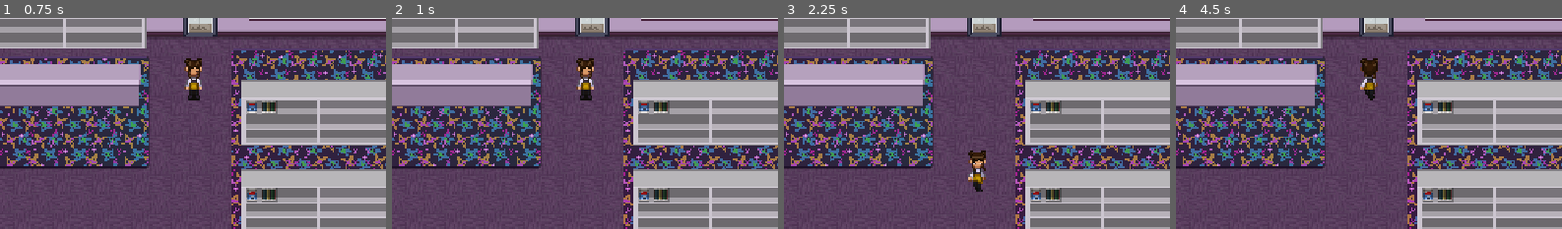
Above: before the commit, frames 1-4 (left to right).
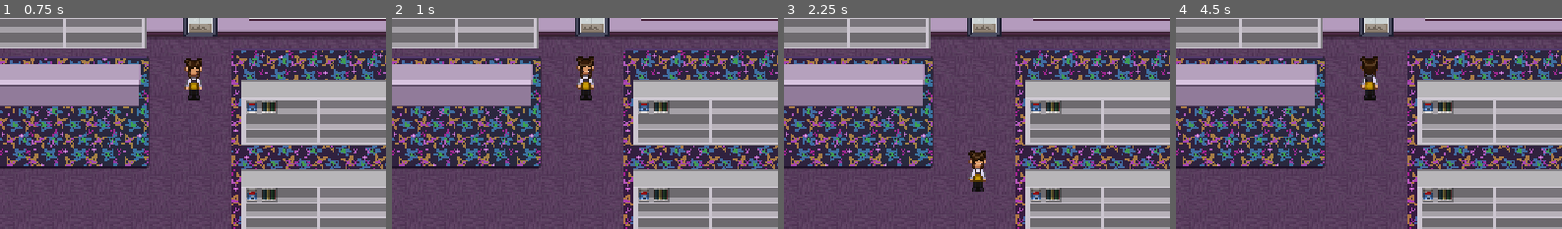
Above: after the commit, the same moments.

Repository: Sleeping-Robot-Games/video-planet
Game: Godot game, scene res://storefront/storefront.tscn
Same seed, same stepped clock (60 frames per second), same inputs: the game is played once before the commit and once after it. This scene is started directly instead of the project's main scene.
Inputs:
- Up to frame 1 (0.75 s): tap Enter (rewind) at 0.5 s; hold Right (dial_right) from 0.53 s (still down); tap 1 (1) at 0.6 s
- Up to frame 2 (1 s): keep holding Right (dial_right); tap 2 (2) at 0.8 s
- Up to frame 3 (2.25 s): release Right (dial_right) at 1.28 s; hold S (walk_down) 1.28-2.03 s; tap 2 (2) at 1.35 s; tap 3 (3) at 1.55, 2.1 s; hold Right (dial_right) from 2.03 s (still down)
- Up to frame 4 (4.5 s): tap 4 (4) at 2.3, 2.85 s; release Right (dial_right) at 2.78 s; hold W (walk_up) 2.78-3.53 s; tap 5 (5) at 3.05, 3.6 s; hold Space (hit) 3.53-4.28 s; hold Left (dial_left) from 3.53 s (still down); tap Space (hit) at 4.35 s
The pictures show only the part of the screen within x 18-68%, y 29-79%; the shares and areas given below are measured in that part.

Frame 1 is identical in both runs. In frame 2, 0.4% of the frame differs, in the area x 47-53%, y 18-34%; in frame 3, 0.2%; in frame 4, 0.4%, in the area x 47-53%, y 18-40%.

Commit message:
fixes dial sprite when turning and spool scale

Diff:
--- a/backroom/backroom.gd
+++ b/backroom/backroom.gd
@@ -206,8 +206,8 @@
 	rotation_tween.parallel().tween_property(right_spool, "rotation", right_spool_rot - full_rot, 0.35)
 
 	var scale_tween = create_tween()
-	scale_tween.tween_property(left_spool, "scale", left_spool.scale + Vector2(.05, .05), .35)
-	scale_tween.parallel().tween_property(right_spool, "scale", right_spool.scale - Vector2(.05, .05), .35)
+	scale_tween.tween_property(left_spool, "scale", left_spool.scale + Vector2(.2, .2), .35)
+	scale_tween.parallel().tween_property(right_spool, "scale", right_spool.scale - Vector2(.2, .2), .35)
 
 	if rewinding:
 		# Step 2: resume main spin animation
--- a/backroom/backroom.tscn
+++ b/backroom/backroom.tscn
@@ -1,10 +1,9 @@
-[gd_scene load_steps=33 format=3 uid="uid://thwpr8h4nhin"]
+[gd_scene load_steps=32 format=3 uid="uid://thwpr8h4nhin"]
 
 [ext_resource type="Texture2D" uid="uid://sdqwgj8p7n4g" path="res://icon.svg" id="1_g6svw"]
 [ext_resource type="Script" uid="uid://dc86irbvkwbxc" path="res://backroom/backroom.gd" id="1_grv5e"]
 [ext_resource type="Texture2D" uid="uid://bv003381ejsa" path="res://backroom/bgtest.png" id="2_irnpm"]
 [ext_resource type="Texture2D" uid="uid://bd15apu7olipy" path="res://backroom/vcrtest.png" id="4_2d3aw"]
-[ext_resource type="Texture2D" uid="uid://bh5014hcclf3p" path="res://backroom/lilspool.png" id="5_8mcd7"]
 [ext_resource type="Texture2D" uid="uid://y5v3j40a2kwb" path="res://backroom/dial.png" id="5_cge5e"]
 [ext_resource type="Texture2D" uid="uid://b4ek8iw0vhneb" path="res://backroom/bigspool.png" id="6_j4ho4"]
 [ext_resource type="Texture2D" uid="uid://bitvhwr2jkx53" path="res://backroom/monitortest.png" id="6_ltxvr"]
@@ -221,8 +220,8 @@
 
 [node name="SpoolIndicator" type="Sprite2D" parent="VCR"]
 position = Vector2(796, 406)
-scale = Vector2(2, 2)
-texture = ExtResource("5_8mcd7")
+scale = Vector2(0.4, 0.4)
+texture = ExtResource("6_j4ho4")
 
 [node name="SpoolIndicator2" type="Sprite2D" parent="VCR"]
 position = Vector2(895, 404)
@@ -272,7 +271,6 @@
 text = "Rewind (Enter)"
 
 [node name="Tracking" type="HBoxContainer" parent="VCR"]
-anchors_preset = -1
 offset_left = 488.0
 offset_top = 448.0
 offset_right = 679.0
@@ -336,15 +334,12 @@
 offset_bottom = 444.0
 color = Color(0, 0, 0, 1)
 
-[node name="Dial" type="Node2D" parent="VCR"]
-position = Vector2(1082, 429.37503)
-
-[node name="Sprite2D" type="Sprite2D" parent="VCR/Dial"]
-position = Vector2(-2, 42.62497)
+[node name="Dial" type="Sprite2D" parent="VCR"]
+position = Vector2(1079, 472)
 scale = Vector2(2, 2)
 texture = ExtResource("5_cge5e")
 
-[node name="ColorRect" type="ColorRect" parent="VCR/Dial/Sprite2D"]
+[node name="ColorRect" type="ColorRect" parent="VCR/Dial"]
 offset_left = 2.1457672e-05
 offset_top = -11.999996
 offset_right = 2.9092011
--- a/storefront/player/player.gd
+++ b/storefront/player/player.gd
@@ -42,6 +42,6 @@
 		else:
 			anim_player.play("idle_left")
 	elif direction.y > 0:
-		anim_player.play("idle_down")
+		anim_player.play("idle_front")
 	else:
-		anim_player.play("idle_up")
+		anim_player.play("idle_back")
--- a/storefront/player/player.tscn
+++ b/storefront/player/player.tscn
@@ -22,6 +22,78 @@
 "values": [0]
 }
 
+[sub_resource type="Animation" id="Animation_o8g7p"]
+resource_name = "idle_back"
+length = 2.0
+loop_mode = 1
+step = 0.1
+tracks/0/type = "value"
+tracks/0/imported = false
+tracks/0/enabled = true
+tracks/0/path = NodePath("Sprite2D:frame")
+tracks/0/interp = 1
+tracks/0/loop_wrap = true
+tracks/0/keys = {
+"times": PackedFloat32Array(0, 0.9, 1.2, 1.7),
+"transitions": PackedFloat32Array(1, 1, 1, 1),
+"update": 1,
+"values": [4, 5, 6, 7]
+}
+
+[sub_resource type="Animation" id="Animation_2ejmx"]
+resource_name = "idle_front"
+length = 2.0
+loop_mode = 1
+step = 0.1
+tracks/0/type = "value"
+tracks/0/imported = false
+tracks/0/enabled = true
+tracks/0/path = NodePath("Sprite2D:frame")
+tracks/0/interp = 1
+tracks/0/loop_wrap = true
+tracks/0/keys = {
+"times": PackedFloat32Array(0, 0.9, 1.2, 1.7),
+"transitions": PackedFloat32Array(1, 1, 1, 1),
+"update": 1,
+"values": [0, 1, 2, 3]
+}
+
+[sub_resource type="Animation" id="Animation_uvcxt"]
+resource_name = "idle_left"
+length = 2.0
+loop_mode = 1
+step = 0.1
+tracks/0/type = "value"
+tracks/0/imported = false
+tracks/0/enabled = true
+tracks/0/path = NodePath("Sprite2D:frame")
+tracks/0/interp = 1
+tracks/0/loop_wrap = true
+tracks/0/keys = {
+"times": PackedFloat32Array(0, 0.9, 1.2, 1.7),
+"transitions": PackedFloat32Array(1, 1, 1, 1),
+"update": 1,
+"values": [8, 9, 10, 11]
+}
+
+[sub_resource type="Animation" id="Animation_krgeh"]
+resource_name = "idle_right"
+length = 2.0
+loop_mode = 1
+step = 0.1
+tracks/0/type = "value"
+tracks/0/imported = false
+tracks/0/enabled = true
+tracks/0/path = NodePath("Sprite2D:frame")
+tracks/0/interp = 1
+tracks/0/loop_wrap = true
+tracks/0/keys = {
+"times": PackedFloat32Array(0, 0.9, 1.2, 1.7),
+"transitions": PackedFloat32Array(1, 1, 1, 1),
+"update": 1,
+"values": [12, 13, 14, 15]
+}
+
 [sub_resource type="Animation" id="Animation_n7xn3"]
 resource_name = "walk_down"
 length = 1.2
@@ -38,24 +110,6 @@
 "transitions": PackedFloat32Array(1, 1, 1, 1, 1, 1),
 "update": 1,
 "values": [16, 17, 18, 19, 20, 21]
-}
-
-[sub_resource type="Animation" id="Animation_xig5k"]
-resource_name = "walk_up"
-length = 1.2
-loop_mode = 1
-step = 0.1
-tracks/0/type = "value"
-tracks/0/imported = false
-tracks/0/enabled = true
-tracks/0/path = NodePath("Sprite2D:frame")
-tracks/0/interp = 1
-tracks/0/loop_wrap = true
-tracks/0/keys = {
-"times": PackedFloat32Array(0, 0.2, 0.4, 0.6, 0.8, 1),
-"transitions": PackedFloat32Array(1, 1, 1, 1, 1, 1),
-"update": 1,
-"values": [22, 23, 24, 25, 26, 27]
 }
 
 [sub_resource type="Animation" id="Animation_ymjxf"]
@@ -94,9 +148,9 @@
 "values": [34, 35, 36, 37, 38, 39]
 }
 
-[sub_resource type="Animation" id="Animation_2ejmx"]
-resource_name = "idle_front"
-length = 2.0
+[sub_resource type="Animation" id="Animation_xig5k"]
+resource_name = "walk_up"
+length = 1.2
 loop_mode = 1
 step = 0.1
 tracks/0/type = "value"
@@ -106,64 +160,10 @@
 tracks/0/interp = 1
 tracks/0/loop_wrap = true
 tracks/0/keys = {
-"times": PackedFloat32Array(0, 0.9, 1.2, 1.7),
-"transitions": PackedFloat32Array(1, 1, 1, 1),
+"times": PackedFloat32Array(0, 0.2, 0.4, 0.6, 0.8, 1),
+"transitions": PackedFloat32Array(1, 1, 1, 1, 1, 1),
 "update": 1,
-"values": [0, 1, 2, 3]
-}
-
-[sub_resource type="Animation" id="Animation_o8g7p"]
-resource_name = "idle_back"
-length = 2.0
-loop_mode = 1
-step = 0.1
-tracks/0/type = "value"
-tracks/0/imported = false
-tracks/0/enabled = true
-tracks/0/path = NodePath("Sprite2D:frame")
-tracks/0/interp = 1
-tracks/0/loop_wrap = true
-tracks/0/keys = {
-"times": PackedFloat32Array(0, 0.9, 1.2, 1.7),
-"transitions": PackedFloat32Array(1, 1, 1, 1),
-"update": 1,
-"values": [4, 5, 6, 7]
-}
-
-[sub_resource type="Animation" id="Animation_uvcxt"]
-resource_name = "idle_left"
-length = 2.0
-loop_mode = 1
-step = 0.1
-tracks/0/type = "value"
-tracks/0/imported = false
-tracks/0/enabled = true
-tracks/0/path = NodePath("Sprite2D:frame")
-tracks/0/interp = 1
-tracks/0/loop_wrap = true
-tracks/0/keys = {
-"times": PackedFloat32Array(0, 0.9, 1.2, 1.7),
-"transitions": PackedFloat32Array(1, 1, 1, 1),
-"update": 1,
-"values": [8, 9, 10, 11]
-}
-
-[sub_resource type="Animation" id="Animation_krgeh"]
-resource_name = "idle_right"
-length = 2.0
-loop_mode = 1
-step = 0.1
-tracks/0/type = "value"
-tracks/0/imported = false
-tracks/0/enabled = true
-tracks/0/path = NodePath("Sprite2D:frame")
-tracks/0/interp = 1
-tracks/0/loop_wrap = true
-tracks/0/keys = {
-"times": PackedFloat32Array(0, 0.9, 1.2, 1.7),
-"transitions": PackedFloat32Array(1, 1, 1, 1),
-"update": 1,
-"values": [12, 13, 14, 15]
+"values": [22, 23, 24, 25, 26, 27]
 }
 
 [sub_resource type="AnimationLibrary" id="AnimationLibrary_xig5k"]
Not shown, added: storefront/.DS_Store
